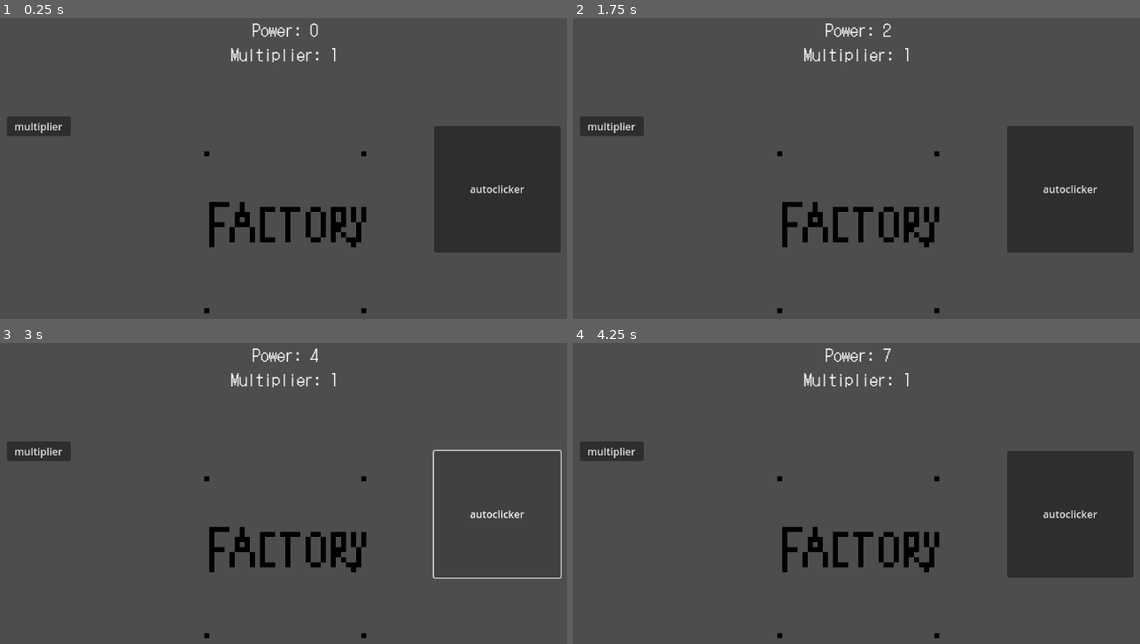
Above: before the commit, frames 1-4 (two rows, left to right).
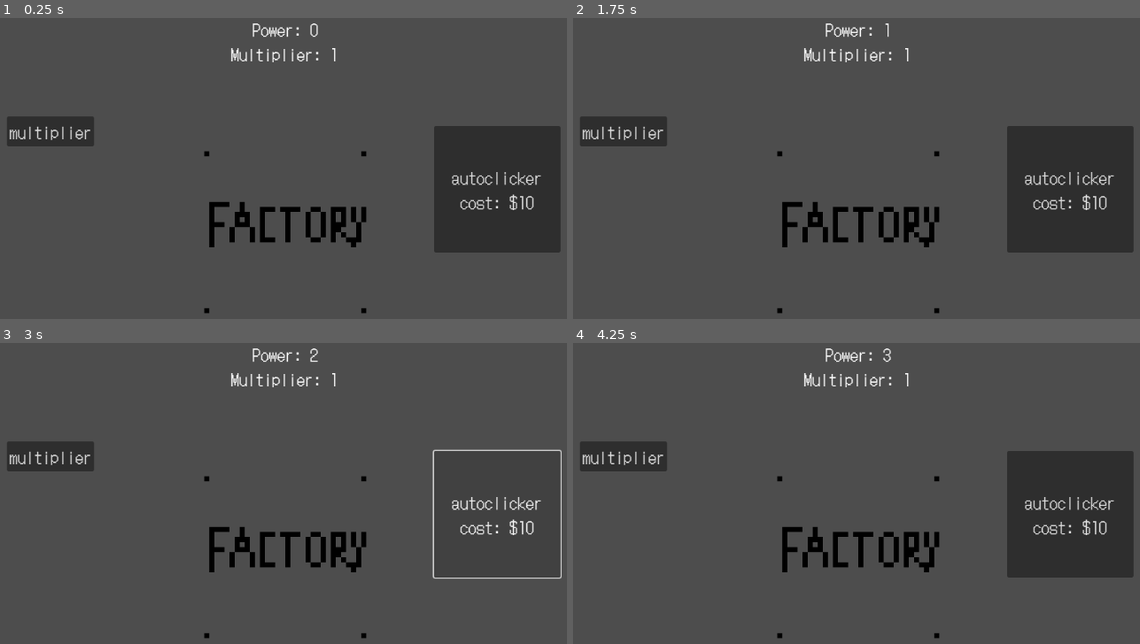
Above: after the commit, the same moments.

Repository: chu0029/SusGame
Game: Godot game, scene res://scenes/gametest.tscn
Same seed, same stepped clock (60 frames per second), same inputs: the game is played once before the commit and once after it.
Inputs (mouse positions are in pixels of both pictures, inside the frame that each line leads up to):
- Up to frame 1 (0.25 s): no input
- Up to frame 2 (1.75 s): click "autoclicker" (after the commit: "autoclicker cost: $10") at 0.5 s; click (856, 231) at 1.25 s
- Up to frame 3 (3 s): click (283, 556) at 2 s; click "autoclicker" (after the commit: "autoclicker cost: $10") at 2.75 s
- Up to frame 4 (4.25 s): click (856, 556) at 3.5 s

The runs differ from the first frame. In frame 1, 1.6% of the frame differs, in the area x 1-96%, y 32-64%; in frame 2, 1.6%; in frame 3, 1.6%, in the area x 1-96%, y 1-64%; in frame 4, 1.6%.

Commit message:
cost feature added

Diff:
--- a/scenes/gametest.tscn
+++ b/scenes/gametest.tscn
@@ -6,7 +6,7 @@
 [ext_resource type="Theme" uid="uid://yfe8see4c3cw" path="res://gametest.tres" id="3_34im5"]
 [ext_resource type="AudioStream" uid="uid://bou11k5vvk7ai" path="res://e_s015.ogg" id="5_1dvly"]
 
-[node name="Control" type="Control" node_paths=PackedStringArray("counter", "multipcounter", "timer", "soundfactory", "soundupgrade")]
+[node name="Control" type="Control" node_paths=PackedStringArray("counter", "multipcounter", "timer", "soundfactory", "soundupgrade", "autoclicker")]
 layout_mode = 3
 anchors_preset = 15
 anchor_right = 1.0
@@ -19,6 +19,7 @@
 timer = NodePath("Timer")
 soundfactory = NodePath("factory/soundfactory")
 soundupgrade = NodePath("soundupgrade")
+autoclicker = NodePath("autoclicker")
 
 [node name="Timer" type="Timer" parent="."]
 
@@ -59,6 +60,7 @@
 offset_top = 167.0
 offset_right = 221.0
 offset_bottom = 198.0
+theme = ExtResource("3_34im5")
 text = "multiplier
 "
 
@@ -82,7 +84,9 @@
 offset_top = 182.0
 offset_right = 894.0
 offset_bottom = 213.0
-text = "autoclicker"
+theme = ExtResource("3_34im5")
+text = "autoclicker
+cost: $10"
 
 [node name="soundupgrade" type="AudioStreamPlayer" parent="."]
 stream = ExtResource("5_1dvly")
--- a/scripts/gametest.gd
+++ b/scripts/gametest.gd
@@ -5,10 +5,13 @@
 @export var timer: Timer
 @export var soundfactory: AudioStreamPlayer
 @export var soundupgrade: AudioStreamPlayer
+@export var autoclicker: Button
 
 var power: int = 0
 var multiplier : int = 1
 var automult : int = 0
+
+var AutomultC = 10
 
 # Called when the node enters the scene tree for the first time.
 func _ready() -> void:
@@ -36,9 +39,12 @@
 	soundupgrade.play()
 
 func _on_autoclicker_pressed() -> void:
-	timer.start()
-	automult += 1
-	soundupgrade.play()
+	if power >= AutomultC:
+		timer.start()
+		automult += 1
+		power -= 10
+		autoclicker.text = 'Autoclicker \n %c' %power
+		soundupgrade.play()
 
 func _on_timer_timeout() -> void:
 	AutoFactory()
